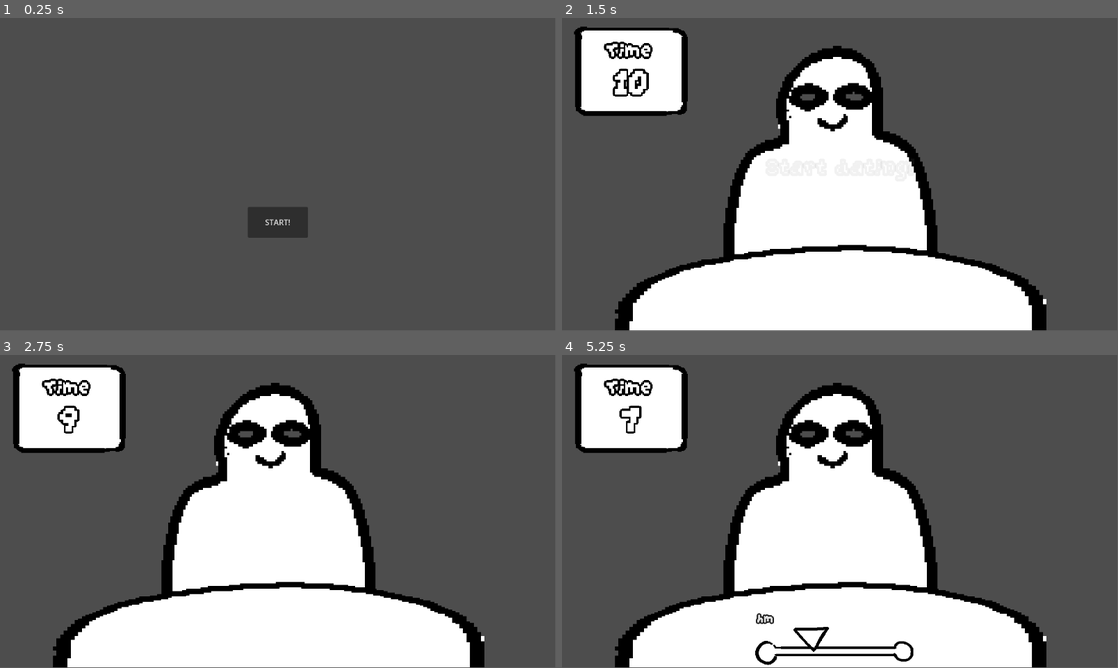
Above: before the commit, frames 1-4 (two rows, left to right).
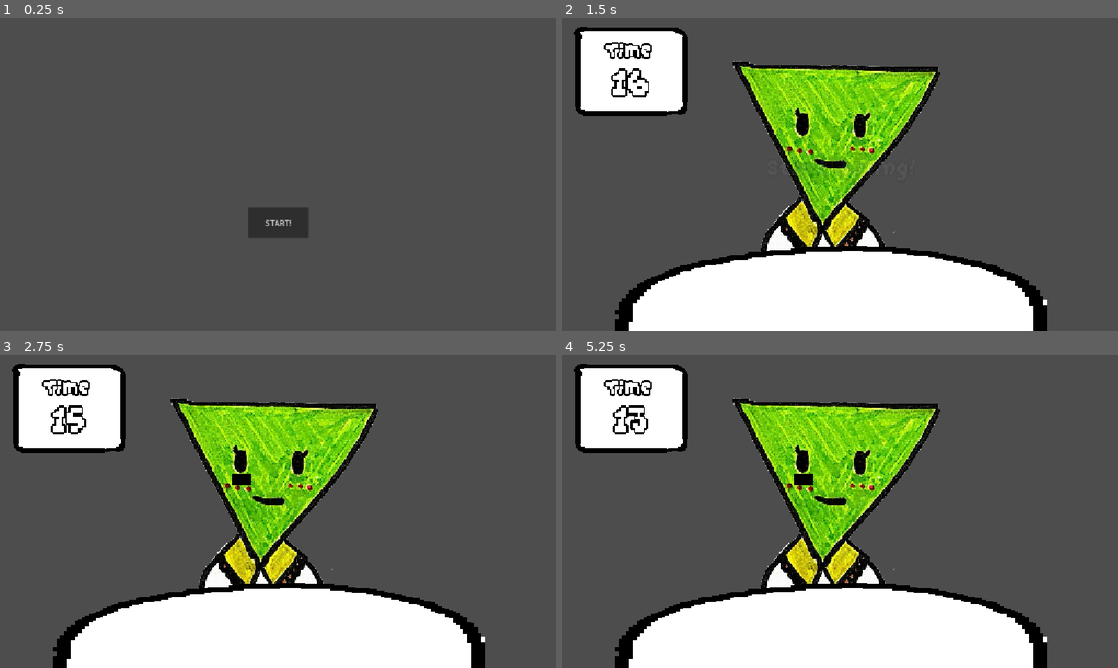
Above: after the commit, the same moments.

Repository: rubarb-games/vibe_checker_ld59
Game: Godot game, scene res://main.tscn
The game is run twice, just before and just after one commit, with the same random seed, the same clock (stepped at 60 frames per second) and the same inputs. Video files are missing from this copy of the repository; at most half a second of black plays in their place.
Inputs (mouse positions are in pixels of both pictures, inside the frame that each line leads up to):
- Up to frame 1 (0.25 s): no input
- Up to frame 2 (1.5 s): click "START!" at 0.5 s; tap Enter at 1.25 s; move the mouse to (962, 158) at 1.27 s; tap Space (Speak) at 1.35 s
- Up to frame 3 (2.75 s): tap Space (Speak) at 2, 2.1 s; move the mouse to (166, 527) at 2.02 s
- Up to frame 4 (5.25 s): move the mouse to (895, 442) at 2.77 s; tap Space (Speak) at 2.85, 3.6, 4.25, 4.35, 5.1 s; tap Enter at 3.5, 5 s; move the mouse to (812, 574) at 3.52 s; move the mouse to (1006, 558) at 4.27 s; move the mouse to (673, 464) at 5.02 s
In our replay, the window is 799x449 before the commit and 800x450 after it. These sizes can differ from the game's own. Grey fills any space a smaller window leaves; there, only what the larger window draws over its background counts as a difference.

The runs differ from the first frame. In frame 1, less than 0.1% of the frame differs, in the area x 47-53%, y 64-67%; in frame 2, 21%; in frame 3, 21%; in frame 4, 22%, in the area x 2-88%, y 2-100%.

Commit message:
Pushing all

Diff:
--- /dev/null
+++ b/LD59_jam/art/misc/greenscreen_key_shader.gdshader
@@ -0,0 +1,23 @@
+shader_type canvas_item;
+
+uniform sampler2D main_tex:source_color;
+uniform float green_treshold = 0.95;
+
+void vertex() {
+	// Called for every vertex the material is visible on.
+}
+
+void fragment() {
+	vec4 col = texture(main_tex,UV);
+
+	if (col.g > green_treshold && col.r < 0.25 && col.b < 0.25) {
+		discard;
+	}
+	COLOR = col;
+	// Called for every pixel the material is visible on.
+}
+
+//void light() {
+//	// Called for every pixel for every light affecting the CanvasItem.
+//	// Uncomment to replace the default light processing function with this one.
+//}
--- /dev/null
+++ b/LD59_jam/data/dates/date_generic.gd
@@ -0,0 +1,16 @@
+extends DateObject
+
+
+func setup():
+	texture_happy = load("res://art/date_default_happy.png")
+	texture_neutral = load("res://art/date_default_neutral.png")
+	texture_sad = load("res://art/date_default_unhappy.png")
+
+	preferred_speaking_time = 6.0
+	preferred_silence_time = -1.0
+
+	topic_A = "Cola is good"
+	topic_B = "Pepsi.. MMmm"
+	topic_opinion = 1.0
+
+	mouth_marker_position = Vector2(560.0,225.0)
--- /dev/null
+++ b/LD59_jam/data/dates/date_oda.gd
@@ -0,0 +1,16 @@
+extends DateObject
+
+
+func setup():
+	texture_happy = load("res://art/oda/oda_happy.png")
+	texture_neutral = load("res://art/oda/oda_neutral.png")
+	texture_sad = load("res://art/oda/oda_unhappy.png")
+
+	topic_A = "Green triangles are nice"
+	topic_B = "Blue circles are the best"
+	topic_opinion = 0.0
+
+	preferred_speaking_time = 2.0
+	preferred_silence_time = -1
+
+	mouth_marker_position = Vector2(560.0,295.0)
--- a/LD59_jam/main.tscn
+++ b/LD59_jam/main.tscn
@@ -1,7 +1,7 @@
 [gd_scene format=3 uid="uid://cqow47bch5ocs"]
 
 [ext_resource type="Script" uid="uid://dr6ddkdkimu1t" path="res://script/main_scene_controller.gd" id="1_ig7tw"]
-[ext_resource type="Texture2D" uid="uid://h4bsymxbfb13" path="res://art/date_default_happy.png" id="2_lquwl"]
+[ext_resource type="Texture2D" uid="uid://iqf7tj14xtfi" path="res://art/oda/oda_happy.png" id="2_ycdy4"]
 [ext_resource type="Texture2D" uid="uid://cts01xyohsy0u" path="res://art/circle.png" id="3_7mycd"]
 [ext_resource type="Theme" uid="uid://b23lglt5xxhja" path="res://art/main_theme.tres" id="4_5vw27"]
 [ext_resource type="Texture2D" uid="uid://n0ke4idjvjhm" path="res://art/square.png" id="4_7mycd"]
@@ -11,6 +11,20 @@
 [ext_resource type="Texture2D" uid="uid://bhi2aq7lo2jy0" path="res://art/dating_spectrum.png" id="8_efxa6"]
 [ext_resource type="Texture2D" uid="uid://cvpmmfw74miho" path="res://art/marker.png" id="9_dg77c"]
 [ext_resource type="AudioStream" uid="uid://cn075gxti14f4" path="res://audio/man neutral 1 example.wav" id="9_kek77"]
+[ext_resource type="VideoStream" uid="uid://1sdjnab0btwt" path="res://art/misc/mouth_A.ogv" id="12_dg77c"]
+[ext_resource type="Shader" uid="uid://jiflhbsb12q2" path="res://art/misc/greenscreen_key_shader.gdshader" id="13_ycdy4"]
+
+[sub_resource type="ViewportTexture" id="ViewportTexture_ycdy4"]
+viewport_path = NodePath("gameplay/date/mouth/SubViewport")
+
+[sub_resource type="ShaderMaterial" id="ShaderMaterial_w48qg"]
+resource_local_to_scene = true
+shader = ExtResource("13_ycdy4")
+shader_parameter/main_tex = SubResource("ViewportTexture_ycdy4")
+shader_parameter/green_treshold = 0.5
+
+[sub_resource type="ViewportTexture" id="ViewportTexture_dg77c"]
+viewport_path = NodePath("gameplay/date/mouth/SubViewport")
 
 [node name="main" type="Control" unique_id=1948312814]
 layout_mode = 3
@@ -65,7 +79,37 @@
 offset_bottom = 592.64716
 scale = Vector2(1.6326101, 1.6326101)
 pivot_offset_ratio = Vector2(0.208, 0.83)
-texture = ExtResource("2_lquwl")
+texture = ExtResource("2_ycdy4")
+
+[node name="mouth" type="Control" parent="gameplay/date" unique_id=777807999]
+anchors_preset = 0
+offset_left = 563.0
+offset_top = 287.0
+offset_right = 603.0
+offset_bottom = 327.0
+
+[node name="SubViewport" type="SubViewport" parent="gameplay/date/mouth" unique_id=425656312]
+transparent_bg = true
+size = Vector2i(256, 256)
+
+[node name="VideoStreamPlayer" type="VideoStreamPlayer" parent="gameplay/date/mouth/SubViewport" unique_id=2006805430]
+offset_right = 256.0
+offset_bottom = 256.0
+stream = ExtResource("12_dg77c")
+volume_db = -80.0
+speed_scale = 3.0
+autoplay = true
+loop = true
+
+[node name="TextureRect" type="TextureRect" parent="gameplay/date/mouth" unique_id=2042791941]
+material = SubResource("ShaderMaterial_w48qg")
+layout_mode = 0
+offset_left = -80.0
+offset_top = -48.0
+offset_right = 80.0
+offset_bottom = 48.0
+texture = SubResource("ViewportTexture_dg77c")
+expand_mode = 1
 
 [node name="table_decoration" type="TextureRect" parent="gameplay" unique_id=1804199617]
 texture_filter = 1
@@ -242,3 +286,28 @@
 [node name="man_talking_neutral" type="AudioStreamPlayer2D" parent="audio" unique_id=1720589541]
 unique_name_in_owner = true
 stream = ExtResource("9_kek77")
+
+[node name="date_talking_neutral" type="AudioStreamPlayer2D" parent="audio" unique_id=342168471]
+unique_name_in_owner = true
+stream = ExtResource("9_kek77")
+pitch_scale = 1.6
+
+[node name="dating_pool" type="Control" parent="." unique_id=1975178248]
+anchors_preset = 0
+offset_right = 40.0
+offset_bottom = 40.0
+
+[node name="between_dates" type="Control" parent="." unique_id=1561986141]
+anchors_preset = 0
+offset_right = 40.0
+offset_bottom = 40.0
+
+[node name="status_label" type="Label" parent="between_dates" unique_id=2147021999]
+layout_mode = 0
+offset_left = 160.0
+offset_top = 280.0
+offset_right = 960.0
+offset_bottom = 480.0
+theme = ExtResource("4_5vw27")
+text = "[xxxxxxxx]"
+horizontal_alignment = 1
--- a/LD59_jam/project.godot
+++ b/LD59_jam/project.godot
@@ -26,6 +26,11 @@
 BetweenDatesController="*uid://dwxcbasx66yuw"
 RestartGameController="*uid://domca6aj7y640"
 SimonTween="*uid://cbbsaxs2iwnfs"
+DataManager="*uid://ch0qipbydno5i"
+
+[display]
+
+window/stretch/mode="canvas_items"
 
 [input]
 
--- a/LD59_jam/script/audio_manager.gd
+++ b/LD59_jam/script/audio_manager.gd
@@ -1,11 +1,15 @@
 class_name  AudioManager extends Node
 
 @onready var man_talking_neutral:AudioStreamPlayer2D = %man_talking_neutral
+@onready var date_talking_neutral:AudioStreamPlayer2D = %date_talking_neutral
 
 # Called when the node enters the scene tree for the first time.
 func _ready() -> void:
 	Global.started_speaking.connect(on_talking.bind("start"))
 	Global.stopped_speaking.connect(on_talking.bind("stop"))
+
+	Global.date_speaking_start.connect(on_date_talking.bind("start"))
+	Global.date_speaking_stop.connect(on_date_talking.bind("stop"))
 
 func on_talking(action:String):
 	match action:
@@ -13,3 +17,10 @@
 			man_talking_neutral.play()
 		"stop":
 			man_talking_neutral.stop()
+
+func on_date_talking(action:String):
+	match action:
+		"start":
+			date_talking_neutral.play()
+		"stop":
+			date_talking_neutral.stop()
--- a/LD59_jam/script/between_dates_controller.gd
+++ b/LD59_jam/script/between_dates_controller.gd
@@ -1,6 +1,8 @@
 extends Node
 
 var main_state:Global.State
+var root:Control
+var status_label:Label
 
 # Called when the node enters the scene tree for the first time.
 func _ready() -> void:
@@ -12,19 +14,38 @@
 	get_refs()
 
 	main_state = Global.State.BETWEEN_DATES
+	root.visible = false
 
 func get_refs():
-	pass
+	root = get_node("/root/main/between_dates")
+	status_label = root.get_node("status_label")
 
 # Called every frame. 'delta' is the elapsed time since the previous frame.
 func _process(delta: float) -> void:
 	pass
 
 func activated():
-	pass
+	root.visible = true
+	await popup_status_message("Wow! Your date liked you.. "+str(round(GameplayController.current_date_affection))+"%" )
+	await popup_status_message("NEXT!")
+	GameManager.set_gameplay()
 
 func deactivated():
-	pass
+	root.visible = false
+
+func popup_status_message(msg:String):
+	status_label.text = msg
+
+	SimonTween.stop_tweens_with_tag("status_message")
+	await get_tree().process_frame
+
+	status_label.modulate.a = 0.0
+
+	await SimonTween.start_tween(status_label,"modulate:a",1.0,0.5,Global.anim_curves_A.curve_x).tag("status_message").tween_finished
+	await SimonTween.start_tween_time(2.0).tag("status_message").tween_finished
+	await SimonTween.start_tween(status_label,"modulate:a",0.0,0.5,Global.anim_curves_A.curve_x).tag("status_message").tween_finished
+
+	return true
 
 func on_state_changed(new_state:Global.State, prev_state:Global.State):
 	if new_state == main_state:
--- /dev/null
+++ b/LD59_jam/script/data_manager.gd
@@ -0,0 +1,42 @@
+extends Node3D
+
+var all_dates:Array[Script]
+
+# Called when the node enters the scene tree for the first time.
+func _ready() -> void:
+	Global.pre_main_scene_ready.connect(on_main_scene_ready)
+
+func get_refs():
+	get_resources_from_folder("res://data/dates",all_dates)
+
+func on_main_scene_ready():
+	get_refs()
+
+func get_entry(item_name:String,arr:Array):
+	var i:int = arr.find_custom(func(i:Script): return true if i.get_global_name() == item_name else false)
+	if i != -1:
+		return arr[i] as Script
+
+
+func get_resources_from_folder(path:String,arr_to_populate:Array):
+	arr_to_populate.clear() # remove from previous run
+	var dir = DirAccess.open(path)
+	if (dir):
+		dir.list_dir_begin()
+		var file_name = dir.get_next()
+		while file_name != "":
+			if not dir.current_is_dir():
+				if file_name.contains(".uid"):
+					file_name = dir.get_next()
+					continue
+				var full_path = path + "/" + file_name.trim_suffix(".remap")
+				var resource = load(full_path)
+				if resource:
+						arr_to_populate.append(resource)
+			file_name = dir.get_next()
+		dir.list_dir_end()
+	else:
+		print("An error occured while trying to access the path %s" % path)
+		return false
+
+	return true
--- /dev/null
+++ b/LD59_jam/script/date_object.gd
@@ -0,0 +1,25 @@
+class_name DateObject extends Node
+
+var date_name:String
+var topic_A:String = ""
+var topic_B:String = ""
+
+var topic_opinion:float = 1.0
+
+var texture_happy:Texture
+var texture_sad:Texture
+var texture_neutral:Texture
+var texture_speaking:Texture
+
+var preferred_speaking_time:float = 1.0
+var preferred_silence_time:float = 1.0
+
+var mouth_marker_position:Vector2
+
+
+# Called when the node enters the scene tree for the first time.
+func _ready() -> void:
+	setup()
+
+func setup():
+	pass
--- a/LD59_jam/script/gameplay_controller.gd
+++ b/LD59_jam/script/gameplay_controller.gd
@@ -8,14 +8,23 @@
 var talking_indicator:Control
 var date_handle:Control
 
+var current_date_data:DateObject
 var conversation_spectrum_handle:Control
 
 var spectrum_width:float = 660.0
 
-var total_time:float = 10.0
+var total_time:float = 16.0
 var current_time:float = 0.0
 
 var time_speaking:float = 0.0
+var time_silence:float = 0.0
+
+var date_speaker_timer:float = 0.0
+var date_max_speak_timer:float = 3.0
+var is_date_speaking:bool = false
+
+var date_speak_interval_range:Vector2 = Vector2(1.0,6.0)
+var next_date_speak_interval:float = 0.0
 
 var is_speaking:bool = false
 var gameplay_active:bool = false
@@ -38,6 +47,9 @@
 	setup_speaking_tweens()
 	disable_conversation_spectrum()
 	stop_speaking()
+	date_stop_speaking()
+
+	#setup_date()
 
 func get_refs():
 	root = get_node("/root/main/gameplay")
@@ -60,11 +72,76 @@
 
 		if is_speaking:
 			time_speaking += delta
-
-			if conversation_spectrum_handle.visible:
-				update_spectrum_cursor()
+			time_silence = clamp(time_silence - (delta * 6.0),0.0,1000.0)
+		else:
+			time_silence += delta
+			clamp(time_speaking - (delta * 6.0),0.0,1000.0)
+
+		if conversation_spectrum_handle.visible:
+			update_spectrum_cursor()
 
 		update_timer()
+		evaluate_speaking_time(delta)
+
+		date_speaker_timer += delta
+		if is_date_speaking:
+			#
+			if date_speaker_timer > date_max_speak_timer:
+				date_stop_speaking()
+		else:
+			if date_speaker_timer > next_date_speak_interval:
+				date_start_speaking()
+
+			#evaluate_date_mood()
+
+func setup_date():
+	var date:DateObject = DateObject.new()
+	date.set_script(DataManager.all_dates.pick_random())
+
+	date.setup()
+	get_node("/root/main/dating_pool").add_child(date)
+
+	date_handle.get_node("mouth").position = date.mouth_marker_position
+
+	conversation_spectrum_handle.get_node("theme_A").text = date.topic_A
+	conversation_spectrum_handle.get_node("theme_B").text = date.topic_B
+	current_date_data = date
+
+	date_handle.get_node("date_texture").texture = date.texture_neutral
+
+func evaluate_date_mood():
+	if current_date_affection < 50.0:
+		date_handle.get_node("date_texture").texture = current_date_data.texture_sad
+	elif current_date_affection < 75.0:
+		date_handle.get_node("date_texture").texture = current_date_data.texture_neutral
+	else:
+		date_handle.get_node("date_texture").texture = current_date_data.texture_happy
+
+func evaluate_speaking_time(delta:float):
+	var modified_delta = delta + (delta * get_marker_factor())
+	var date_topic_tolerance:float = 0.9
+
+
+	if is_speaking:
+		if is_date_speaking:
+			#date_handle.get_node("date_texture").texture = current_date_data.texture_sad
+			current_date_affection -= delta
+			return
+
+		if (time_speaking > current_date_data.preferred_speaking_time or (abs(current_date_data.topic_opinion - get_marker_factor()) > date_topic_tolerance)) and current_date_data.preferred_speaking_time != -1:
+			#date_handle.get_node("date_texture").modulate = Color.RED
+			date_handle.get_node("date_texture").texture = current_date_data.texture_sad
+			current_date_affection -= delta
+		else:
+			date_handle.get_node("date_texture").texture = current_date_data.texture_happy
+			current_date_affection += modified_delta
+	else:
+		if time_silence > current_date_data.preferred_silence_time and current_date_data.preferred_silence_time != -1 :
+			date_handle.get_node("date_texture").texture = current_date_data.texture_sad
+			current_date_affection -= delta
+		else:
+			date_handle.get_node("date_texture").texture = current_date_data.texture_neutral
+			#current_date_affection
 
 func setup_speaking_tweens():
 	var voice_object:Control = talking_indicator.get_node("talking_voice_lines")
@@ -72,24 +149,38 @@
 	SimonTween.start_tween(voice_object,"rotation",deg_to_rad(45.0),0.2,Global.anim_curves_A.curve_y).set_start_snap(true).set_loops(-1).set_relative(true)
 	SimonTween.start_tween(talking_indicator,"rotation",deg_to_rad(10.0),0.1,Global.anim_curves_A.curve_y).set_start_snap(true).set_loops(-1).set_relative(true)
 
+func date_start_speaking():
+	is_date_speaking = true
+	date_handle.get_node("mouth").visible = true
+	date_speaker_timer = 0.0
+	Global.date_speaking_start.emit()
+
+func date_stop_speaking():
+	next_date_speak_interval = randf_range(date_speak_interval_range.x,date_speak_interval_range.y)
+	is_date_speaking = false
+	date_handle.get_node("mouth").visible = false
+	Global.date_speaking_stop.emit()
+
 func start_speaking():
 	is_speaking = true
 	time_speaking = 0.0
 	talking_indicator.visible = true
 	Global.started_speaking.emit()
-	popup_conversation_spectrum()
+	#popup_conversation_spectrum()
 	await SimonTween.start_tween(talking_indicator,"scale",Vector2.ONE,0.1,Global.anim_curves_A.curve_x).set_end_snap(true).tween_finished
 
 func stop_speaking():
 	is_speaking = false
+	time_silence = 0.0
 	Global.stopped_speaking.emit()
-	disable_conversation_spectrum()
+	#disable_conversation_spectrum()
 	await SimonTween.start_tween(talking_indicator,"scale",Vector2.ONE * 0.6,0.1,Global.anim_curves_A.curve_x).set_end_snap(true).tween_finished
 	talking_indicator.visible = false
 
 func activated():
 	root.visible = true
 	update_timer()
+	setup_date()
 	await popup_status_message("Start dating!")
 	gameplay_active = true
 	current_time = 0.0
@@ -108,6 +199,7 @@
 	timer_out.emit()
 	gameplay_active = false
 	stop_speaking()
+	date_stop_speaking()
 	await popup_status_message("STOP!")
 	GameManager.set_between_dates()
 
@@ -121,7 +213,9 @@
 	SimonTween.start_tween(conversation_spectrum_handle,"size:x",spectrum_width,0.35,Global.anim_curves_A.curve_x).tag("spectrum_fade").set_end_snap(true)
 	SimonTween.start_tween(conversation_spectrum_handle,"position:x",0.0,0.35,Global.anim_curves_A.curve_x).tag("spectrum_fade").set_end_snap(true)
 	var theme_A = conversation_spectrum_handle.get_node("theme_A")
-	popup_theme_text(theme_A,"hm")
+	popup_theme_text(theme_A)
+	var theme_B = conversation_spectrum_handle.get_node("theme_B")
+	popup_theme_text(theme_B)
 
 func disable_conversation_spectrum():
 	SimonTween.stop_tweens_with_tag("spectrum_fade")
@@ -135,17 +229,23 @@
 
 func update_spectrum_cursor():
 	var marker_x_position:float = (get_viewport().get_mouse_position().x / get_viewport().get_visible_rect().size.x) * conversation_spectrum_handle.size.x
-	if !is_speaking:
-		marker_x_position = spectrum_width / 2.0
+
+	#if !is_speaking:
+		#marker_x_position = conversation_spectrum_handle.size.x / 2.0
 
 	conversation_spectrum_handle.get_node("marker").position.x = marker_x_position
 
-func popup_theme_text(obj:Label,theme:String):
+
+func get_marker_factor():
+	var factor = clamp(conversation_spectrum_handle.get_node("marker").position.x / conversation_spectrum_handle.size.x,0.0,1.0)
+	return factor
+
+func popup_theme_text(obj:Label):
 	obj.modulate.a = 0.0
 	obj.position.y = 0.0
 	SimonTween.start_tween(obj,"modulate:a",1.0,0.25)
 	SimonTween.start_tween(obj,"position:y",-40.0,0.25)
-	obj.text = theme
+	#obj.text = theme
 
 func popup_status_message(msg:String):
 	status_label.text = msg
--- a/LD59_jam/script/global.gd
+++ b/LD59_jam/script/global.gd
@@ -15,3 +15,6 @@
 
 signal started_speaking()
 signal stopped_speaking()
+
+signal date_speaking_start()
+signal date_speaking_stop()
Not shown, added: LD59_jam/art/misc/greenscreen_key_shader.gdshader.uid
Not shown, added: LD59_jam/art/misc/mouth_A.ogv.uid
Binary file added: LD59_jam/art/oda/oda_happy.png
Not shown, added: LD59_jam/art/oda/oda_happy.png.import
Binary file added: LD59_jam/art/oda/oda_neutral.png
Not shown, added: LD59_jam/art/oda/oda_neutral.png.import
Binary file added: LD59_jam/art/oda/oda_unhappy.png
Not shown, added: LD59_jam/art/oda/oda_unhappy.png.import
Not shown, added: LD59_jam/data/dates/date_generic.gd.uid
Not shown, added: LD59_jam/data/dates/date_oda.gd.uid
Not shown, added: LD59_jam/export_presets.cfg
Not shown, added: LD59_jam/script/data_manager.gd.uid
(and 2 more such lines)
